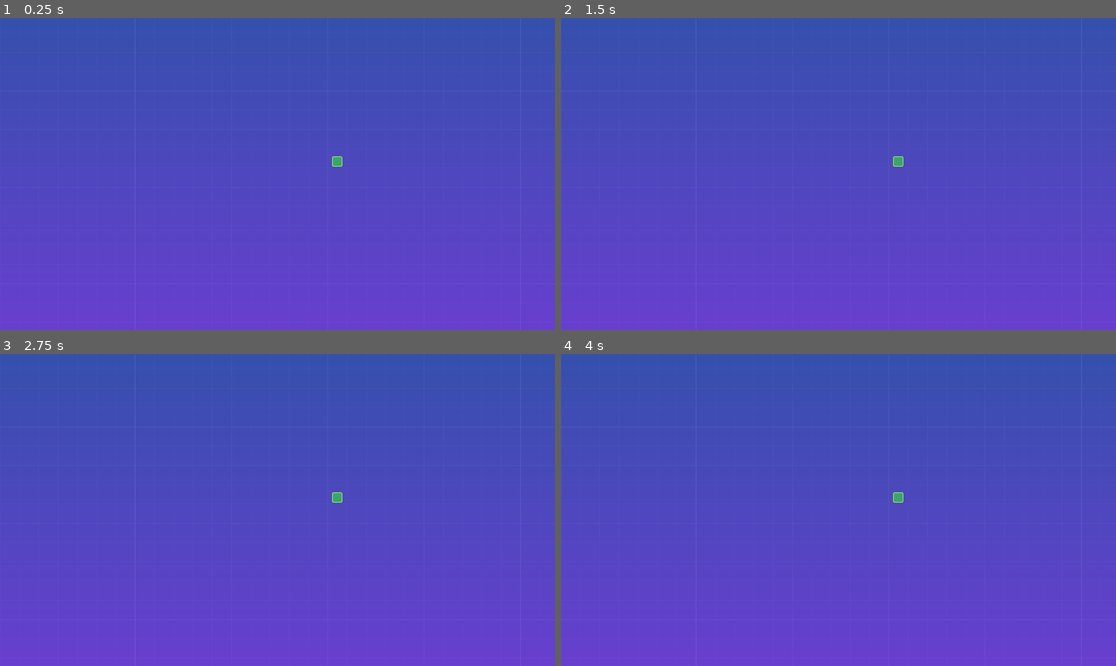
Above: before the commit, frames 1-4 (two rows, left to right).
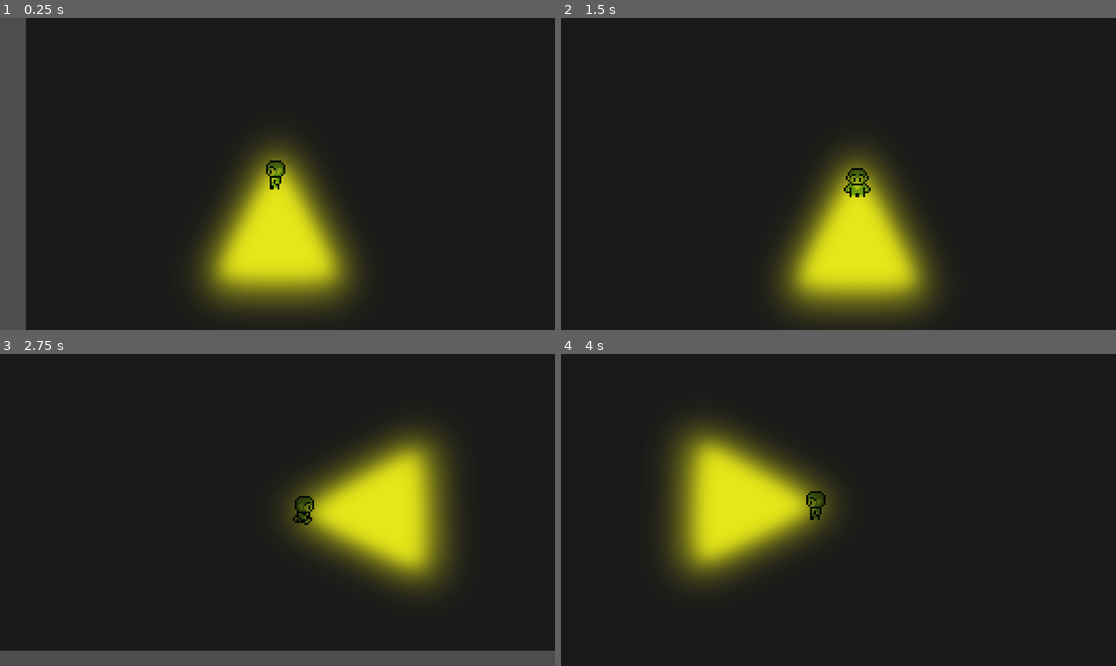
Above: after the commit, the same moments.

Repository: Wild-jam-Freeze/Main
Game: Godot game, scene res://scenes/test.tscn
The game is run twice, just before and just after one commit, with the same random seed, the same clock (stepped at 60 frames per second) and the same inputs.
Inputs (mouse positions are in pixels of both pictures, inside the frame that each line leads up to):
- Up to frame 1 (0.25 s): no input
- Up to frame 2 (1.5 s): tap Enter at 0.5 s; move the mouse to (960, 158) at 0.52 s; hold Right (ui_right) 0.53-1.28 s; move the mouse to (727, 189) at 1.27 s; hold Down (ui_down) from 1.28 s (still down)
- Up to frame 3 (2.75 s): move the mouse to (333, 441) at 2.02 s; release Down (ui_down) at 2.03 s; hold Right (ui_right) from 2.03 s (still down)
- Up to frame 4 (4 s): move the mouse to (810, 572) at 2.77 s; release Right (ui_right) at 2.78 s; hold Up (ui_up) 2.78-3.53 s; move the mouse to (1005, 556) at 3.52 s; hold Left (ui_left) from 3.53 s (still down)

The runs differ from the first frame. In frame 1, 100% of the frame differs, in the area x 0-100%, y 0-100%; in frame 2, 100%; in frame 3, 100%; in frame 4, 100%.

Commit message:
torch/player added

Diff:
--- a/project.godot
+++ b/project.godot
@@ -47,3 +47,7 @@
 "events": [Object(InputEventKey,"resource_local_to_scene":false,"resource_name":"","device":-1,"window_id":0,"alt_press …(195 unchanged characters)…
 ]
 }
+
+[rendering]
+
+textures/canvas_textures/default_texture_filter=0
--- /dev/null
+++ b/scenes/player/player.gd
@@ -0,0 +1,65 @@
+extends CharacterBody2D
+
+const SPEED = 300
+const ACCELERATION = 1500
+const FRICTION = 800
+
+var current_direction = Vector2.ZERO
+var current_animation = ""
+
+@onready var walk_sfx: AudioStreamPlayer = $AudioStreamPlayer
+
+
+func player_movement(input, delta):
+	if input:
+		velocity = velocity.move_toward(input * SPEED , delta * ACCELERATION)
+	else:
+		velocity = velocity.move_toward(Vector2(0,0), delta * FRICTION)
+
+func _physics_process(delta):
+	var input = Input.get_vector("ui_left","ui_right","ui_up","ui_down")
+	walk_sfx.play()
+	player_movement(input, delta)
+	move_and_slide()
+	play_direction_anim(delta)
+
+
+func play_direction_anim(delta):
+	var anim = $AnimatedSprite2D
+	var point_light_2d: PointLight2D = $PointLight2D
+	var input = Input.get_vector("ui_left","ui_right","ui_up","ui_down")
+
+	var new_animation = ""
+
+	if input.x != 0 or input.y != 0:
+		current_direction = input
+
+	if current_direction.x > 0 and velocity.length() > 0:
+		new_animation = "walk_right"
+		point_light_2d.position = Vector2(30, 0)
+		point_light_2d.rotation = -1.6
+	elif current_direction.x < 0 and velocity.length() > 0:
+		new_animation = "walk_left"
+		point_light_2d.position = Vector2(-30, 0)
+		point_light_2d.rotation = 1.6
+	elif current_direction.y > 0 and velocity.length() > 0:
+		new_animation = "walk_down"
+		point_light_2d.position = Vector2(0, 22.5)
+		point_light_2d.rotation = 0
+	elif current_direction.y < 0 and velocity.length() > 0:
+		new_animation = "walk_up"
+		point_light_2d.position = Vector2(0, -22.5)
+		point_light_2d.rotation = 3.2
+	else:
+		if current_animation.ends_with("_right") and velocity.length() == 0:
+			new_animation = "idle_right"
+		elif current_animation.ends_with("_left") and velocity.length() == 0:
+			new_animation = "idle_left"
+		elif current_animation.ends_with("_down") and velocity.length() == 0:
+			new_animation = "idle_down"
+		elif current_animation.ends_with("_up") and velocity.length() == 0:
+			new_animation = "idle_up"
+
+	if new_animation != current_animation:
+		anim.play(new_animation)
+		current_animation = new_animation
--- /dev/null
+++ b/scenes/player/player.tscn
@@ -0,0 +1,170 @@
+[gd_scene load_steps=23 format=3 uid="uid://bxs4ow4k11h3y"]
+
+[ext_resource type="Texture2D" uid="uid://x1d5262tybk8" path="res://scenes/player/loose sprites.png" id="1_0va3a"]
+[ext_resource type="Script" path="res://scenes/player/player.gd" id="1_1mfh8"]
+[ext_resource type="Texture2D" uid="uid://cqyq3mbyt84d8" path="res://scenes/player/bitmap.png" id="3_eeu7b"]
+[ext_resource type="AudioStream" uid="uid://rta0honvpk4g" path="res://scenes/player/footsteps-4.wav" id="4_a8je4"]
+
+[sub_resource type="RectangleShape2D" id="RectangleShape2D_vstpv"]
+size = Vector2(14, 16)
+
+[sub_resource type="AtlasTexture" id="AtlasTexture_ykpu3"]
+atlas = ExtResource("1_0va3a")
+region = Rect2(0, 0, 16, 16)
+
+[sub_resource type="AtlasTexture" id="AtlasTexture_qqpcy"]
+atlas = ExtResource("1_0va3a")
+region = Rect2(16, 0, 16, 16)
+
+[sub_resource type="AtlasTexture" id="AtlasTexture_iwbts"]
+atlas = ExtResource("1_0va3a")
+region = Rect2(32, 0, 16, 16)
+
+[sub_resource type="AtlasTexture" id="AtlasTexture_qqthj"]
+atlas = ExtResource("1_0va3a")
+region = Rect2(48, 0, 16, 16)
+
+[sub_resource type="AtlasTexture" id="AtlasTexture_vela0"]
+atlas = ExtResource("1_0va3a")
+region = Rect2(0, 32, 16, 16)
+
+[sub_resource type="AtlasTexture" id="AtlasTexture_lvdcs"]
+atlas = ExtResource("1_0va3a")
+region = Rect2(16, 32, 16, 16)
+
+[sub_resource type="AtlasTexture" id="AtlasTexture_5yj4c"]
+atlas = ExtResource("1_0va3a")
+region = Rect2(32, 32, 16, 16)
+
+[sub_resource type="AtlasTexture" id="AtlasTexture_wdgfn"]
+atlas = ExtResource("1_0va3a")
+region = Rect2(48, 32, 16, 16)
+
+[sub_resource type="AtlasTexture" id="AtlasTexture_ewhj1"]
+atlas = ExtResource("1_0va3a")
+region = Rect2(0, 96, 16, 16)
+
+[sub_resource type="AtlasTexture" id="AtlasTexture_3talg"]
+atlas = ExtResource("1_0va3a")
+region = Rect2(16, 96, 16, 16)
+
+[sub_resource type="AtlasTexture" id="AtlasTexture_msi72"]
+atlas = ExtResource("1_0va3a")
+region = Rect2(32, 96, 16, 16)
+
+[sub_resource type="AtlasTexture" id="AtlasTexture_ea53p"]
+atlas = ExtResource("1_0va3a")
+region = Rect2(48, 96, 16, 16)
+
+[sub_resource type="AtlasTexture" id="AtlasTexture_2hgfn"]
+atlas = ExtResource("1_0va3a")
+region = Rect2(0, 64, 16, 16)
+
+[sub_resource type="AtlasTexture" id="AtlasTexture_5e4a7"]
+atlas = ExtResource("1_0va3a")
+region = Rect2(16, 64, 16, 16)
+
+[sub_resource type="AtlasTexture" id="AtlasTexture_imgoy"]
+atlas = ExtResource("1_0va3a")
+region = Rect2(32, 64, 16, 16)
+
+[sub_resource type="AtlasTexture" id="AtlasTexture_sfwj3"]
+atlas = ExtResource("1_0va3a")
+region = Rect2(48, 64, 16, 16)
+
+[sub_resource type="SpriteFrames" id="SpriteFrames_8eus3"]
+animations = [{
+"frames": [{
+"duration": 1.0,
+"texture": SubResource("AtlasTexture_ykpu3")
+}, {
+"duration": 1.0,
+"texture": SubResource("AtlasTexture_qqpcy")
+}, {
+"duration": 1.0,
+"texture": SubResource("AtlasTexture_iwbts")
+}, {
+"duration": 1.0,
+"texture": SubResource("AtlasTexture_qqthj")
+}],
+"loop": true,
+"name": &"walk_down",
+"speed": 5.0
+}, {
+"frames": [{
+"duration": 1.0,
+"texture": SubResource("AtlasTexture_vela0")
+}, {
+"duration": 1.0,
+"texture": SubResource("AtlasTexture_lvdcs")
+}, {
+"duration": 1.0,
+"texture": SubResource("AtlasTexture_5yj4c")
+}, {
+"duration": 1.0,
+"texture": SubResource("AtlasTexture_wdgfn")
+}],
+"loop": true,
+"name": &"walk_left",
+"speed": 5.0
+}, {
+"frames": [{
+"duration": 1.0,
+"texture": SubResource("AtlasTexture_ewhj1")
+}, {
+"duration": 1.0,
+"texture": SubResource("AtlasTexture_3talg")
+}, {
+"duration": 1.0,
+"texture": SubResource("AtlasTexture_msi72")
+}, {
+"duration": 1.0,
+"texture": SubResource("AtlasTexture_ea53p")
+}],
+"loop": true,
+"name": &"walk_right",
+"speed": 5.0
+}, {
+"frames": [{
+"duration": 1.0,
+"texture": SubResource("AtlasTexture_2hgfn")
+}, {
+"duration": 1.0,
+"texture": SubResource("AtlasTexture_5e4a7")
+}, {
+"duration": 1.0,
+"texture": SubResource("AtlasTexture_imgoy")
+}, {
+"duration": 1.0,
+"texture": SubResource("AtlasTexture_sfwj3")
+}],
+"loop": true,
+"name": &"walk_up",
+"speed": 5.0
+}]
+
+[node name="player" type="CharacterBody2D"]
+scale = Vector2(4, 4)
+script = ExtResource("1_1mfh8")
+
+[node name="CollisionShape2D" type="CollisionShape2D" parent="."]
+shape = SubResource("RectangleShape2D_vstpv")
+
+[node name="AnimatedSprite2D" type="AnimatedSprite2D" parent="."]
+sprite_frames = SubResource("SpriteFrames_8eus3")
+animation = &"walk_left"
+
+[node name="PointLight2D" type="PointLight2D" parent="."]
+position = Vector2(0, 22.25)
+scale = Vector2(0.181675, 0.200134)
+color = Color(1, 1, 0, 1)
+energy = 0.8
+shadow_enabled = true
+texture = ExtResource("3_eeu7b")
+
+[node name="Camera2D" type="Camera2D" parent="."]
+position_smoothing_enabled = true
+
+[node name="AudioStreamPlayer" type="AudioStreamPlayer" parent="."]
+stream = ExtResource("4_a8je4")
+autoplay = true
--- a/scenes/test.tscn
+++ b/scenes/test.tscn
@@ -1,13 +1,18 @@
-[gd_scene load_steps=3 format=3 uid="uid://d4m6terrahc5d"]
+[gd_scene load_steps=2 format=3 uid="uid://d4m6terrahc5d"]
 
-[ext_resource type="Texture2D" uid="uid://chauo8eb65wvh" path="res://place holders/assets/background.png" id="1_vmfkg"]
-[ext_resource type="PackedScene" uid="uid://bfffw51itfehy" path="res://scenes/player/test_player.tscn" id="2_d3kco"]
+[ext_resource type="PackedScene" uid="uid://bxs4ow4k11h3y" path="res://scenes/player/player.tscn" id="2_vp2pf"]
 
 [node name="main" type="Node2D"]
 
-[node name="Sprite2D2" type="Sprite2D" parent="."]
-position = Vector2(736, 374)
-texture = ExtResource("1_vmfkg")
+[node name="ColorRect" type="ColorRect" parent="."]
+offset_left = -268.0
+offset_top = -211.0
+offset_right = 1543.0
+offset_bottom = 1120.0
 
-[node name="player" parent="." instance=ExtResource("2_d3kco")]
-position = Vector2(700, 298)
+[node name="player" parent="." instance=ExtResource("2_vp2pf")]
+position = Vector2(254, 606)
+
+[node name="DirectionalLight2D" type="DirectionalLight2D" parent="."]
+energy = 0.9
+blend_mode = 1
Binary file added: scenes/player/bitmap.png
Not shown, added: scenes/player/bitmap.png.import
Not shown, added: scenes/player/footsteps-4.wav.import
Binary file added: scenes/player/loose sprites.png
Not shown, added: scenes/player/loose sprites.png.import
Not shown, added: scenes/player/walking-on-concrete.mp3.import
Not shown, added: scenes/player/wooden-stairs-1.wav.import
Not shown, added: scenes/player/footsteps-4.wav
Not shown, added: scenes/player/walking-on-concrete.mp3
Not shown, added: scenes/player/wooden-stairs-1.wav
